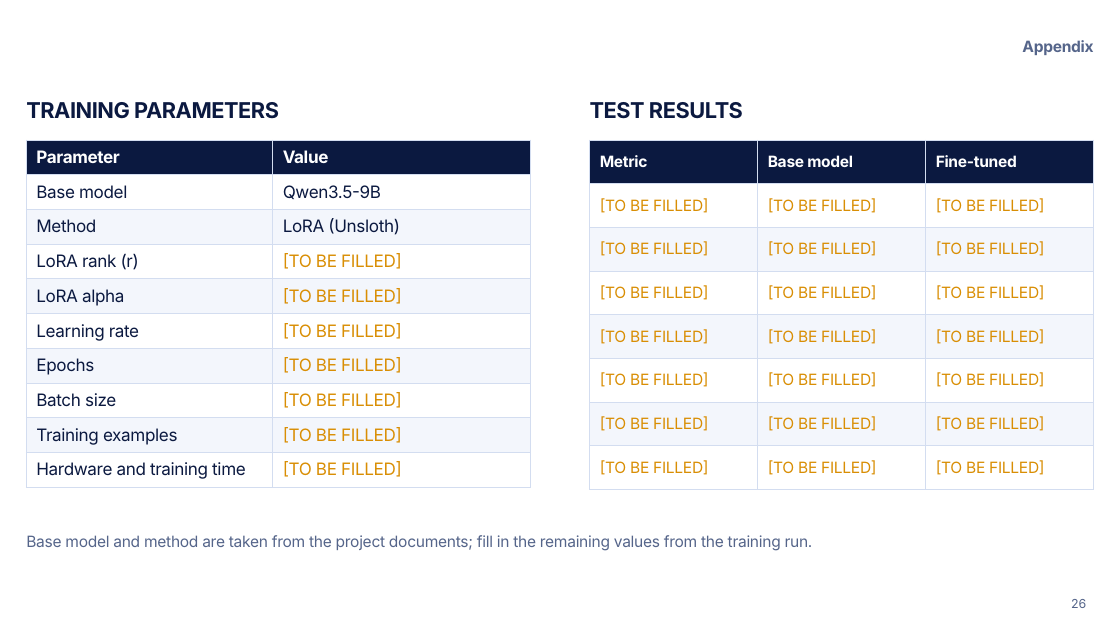
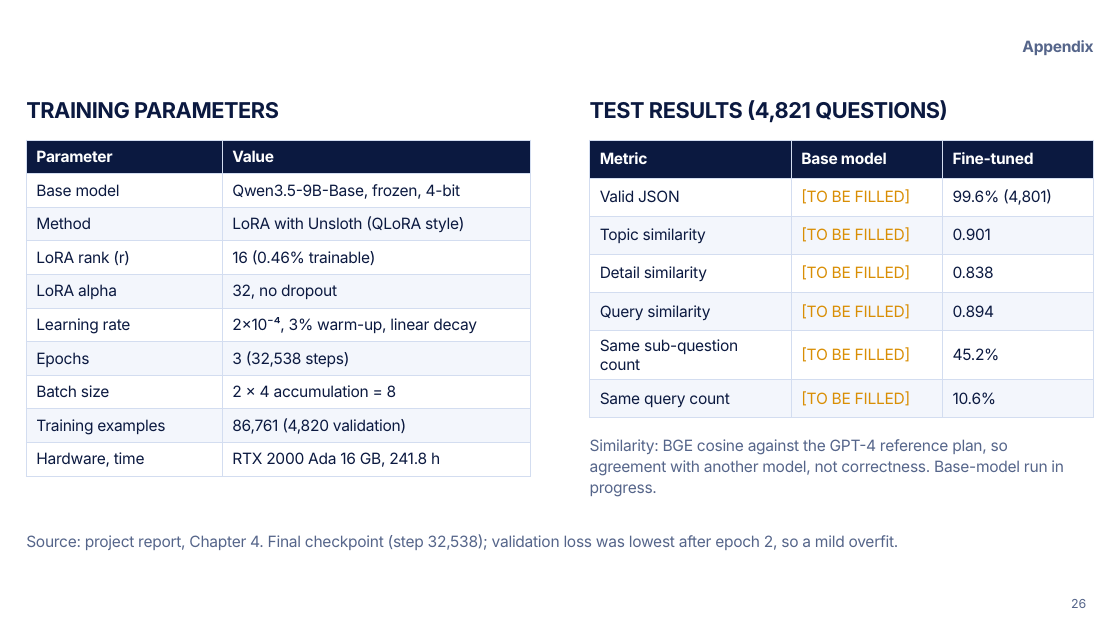
Before and after one commit to minorproject1research-coder/TRACE, a slide deck: slide 26 of docs/TRACE_Presentation_BaseDesign.pptx. Drawn at 1120x630 pixels with LibreOffice and Linux fonts; fonts in the diff are those of the drawing; background and template pictures are left out. Boxes give left, top, right and bottom in pixels: in the first picture for what was removed or moved away, otherwise in the second. Text is boxed around its words. In the diff, an @@ line names an element or a change of style, - is before the commit and + after.

```diff
--- a/docs/TRACE_Presentation_BaseDesign.pptx
+++ b/docs/TRACE_Presentation_BaseDesign.pptx
@@ text at (590, 100, 948, 123): text changed @@
-TEST RESULTS
+TEST RESULTS (4,821 QUESTIONS)
@@ table at (26, 140, 530, 471) @@
-row 2, column 2: Qwen3.5-9B
+row 2, column 2: Qwen3.5-9B-Base, frozen, 4-bit
-row 3, column 2: LoRA (Unsloth)
+row 3, column 2: LoRA with Unsloth (QLoRA style)
-row 4, column 2: [TO BE FILLED]
+row 4, column 2: 16 (0.46% trainable)
-row 5, column 2: [TO BE FILLED]
+row 5, column 2: 32, no dropout
-row 6, column 2: [TO BE FILLED]
+row 6, column 2: 2×10⁻⁴, 3% warm-up, linear decay
-row 7, column 2: [TO BE FILLED]
+row 7, column 2: 3 (32,538 steps)
-row 8, column 2: [TO BE FILLED]
+row 8, column 2: 2 × 4 accumulation = 8
-row 9, column 2: [TO BE FILLED]
+row 9, column 2: 86,761 (4,820 validation)
-row 10, column 1: Hardware and training time
+row 10, column 1: Hardware, time
-row 10, column 2: [TO BE FILLED]
+row 10, column 2: RTX 2000 Ada 16 GB, 241.8 h
@@ size 22 to 20 pt in "Parameter", "Value", "Base model", "Method" and 6 more places @@
@@ table at (590, 140, 1094, 412) @@
-row 2: [TO BE FILLED] | [TO BE FILLED] | [TO BE FILLED]
-row 3: [TO BE FILLED] | [TO BE FILLED] | [TO BE FILLED]
-row 4: [TO BE FILLED] | [TO BE FILLED] | [TO BE FILLED]
-row 5: [TO BE FILLED] | [TO BE FILLED] | [TO BE FILLED]
-row 6: [TO BE FILLED] | [TO BE FILLED] | [TO BE FILLED]
-row 7: [TO BE FILLED] | [TO BE FILLED] | [TO BE FILLED]
-row 8: [TO BE FILLED] | [TO BE FILLED] | [TO BE FILLED]
+row 2: Valid JSON | [TO BE FILLED] | 99.6% (4,801)
+row 3: Topic similarity | [TO BE FILLED] | 0.901
+row 4: Detail similarity | [TO BE FILLED] | 0.838
+row 5: Query similarity | [TO BE FILLED] | 0.894
+row 6: Same sub-question count | [TO BE FILLED] | 45.2%
+row 7: Same query count | [TO BE FILLED] | 10.6%
@@ text added at (590, 439, 1064, 497), 20 pt, text #55658A @@
+Similarity: BGE cosine against the GPT-4 reference plan, so agreement with another model, not correctness. Base-model run in progress.
@@ text at (26, 534, 899, 550): text changed @@
-Base model and method are taken from the project documents; fill in the remaining values from the training run.
+Source: project report, Chapter 4. Final checkpoint (step 32,538); validation loss was lowest after epoch 2, so a mild overfit.
```
Also in this commit, not shown: 8 other slides changed, 4 slides added, 3 slides removed, 3 other files.
